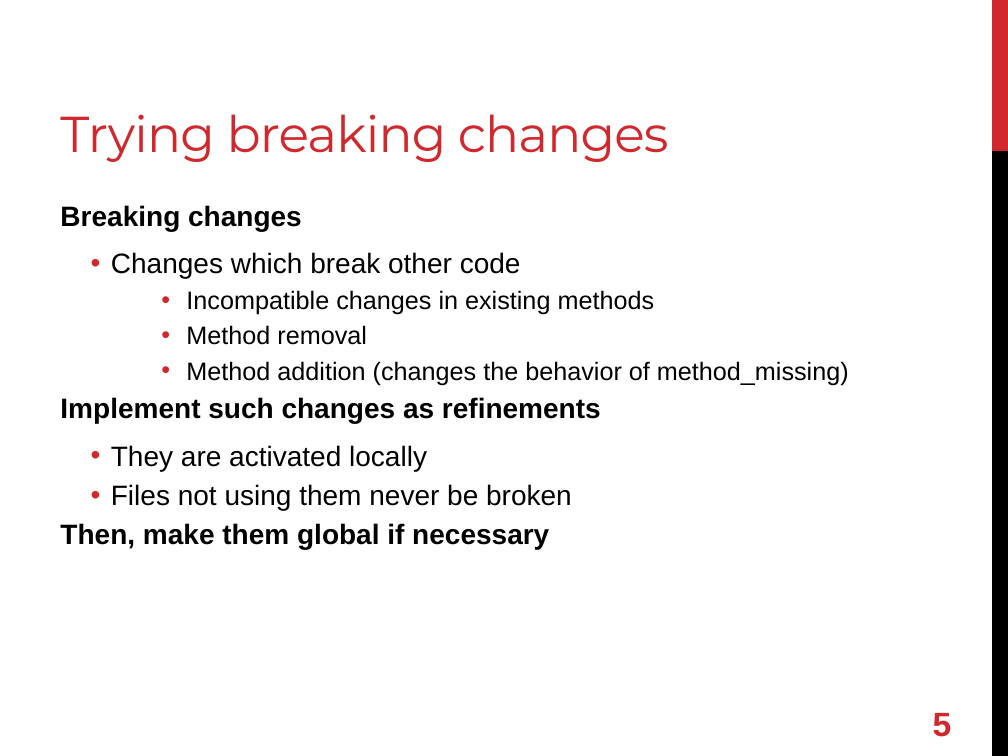
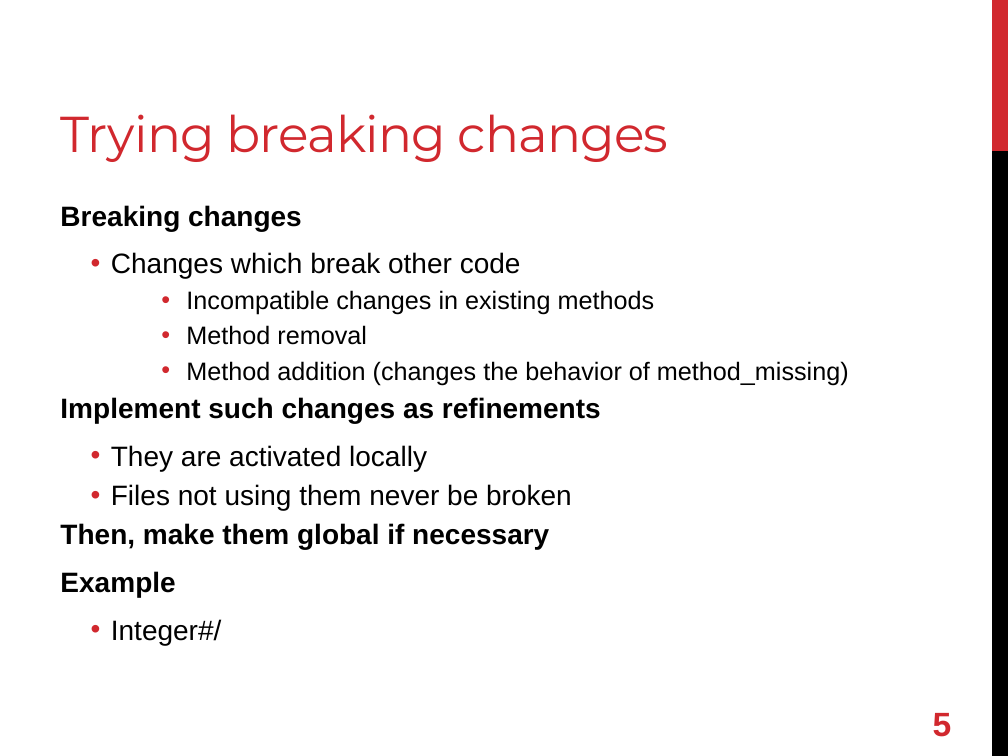
Before and after one commit to shugo/RubyKaigi2013, a slide deck: slide 6 of refining_refinements.pptx. Drawn at 1008x756 pixels with LibreOffice and Linux fonts; fonts in the diff are those of the drawing. Boxes give left, top, right and bottom in pixels: in the first picture for what was removed or moved away, otherwise in the second. Text is boxed around its words. In the diff, an @@ line names an element or a change of style, - is before the commit and + after.

Commit message:
updated.

```diff
--- a/refining_refinements.pptx
+++ b/refining_refinements.pptx
@@ text at [60, 571, 222, 645]: paragraphs added @@
+Example
+  • Integer#/
```
Also in this commit, not shown: 2 other slides changed, 1 slide added, 1 slide removed.
